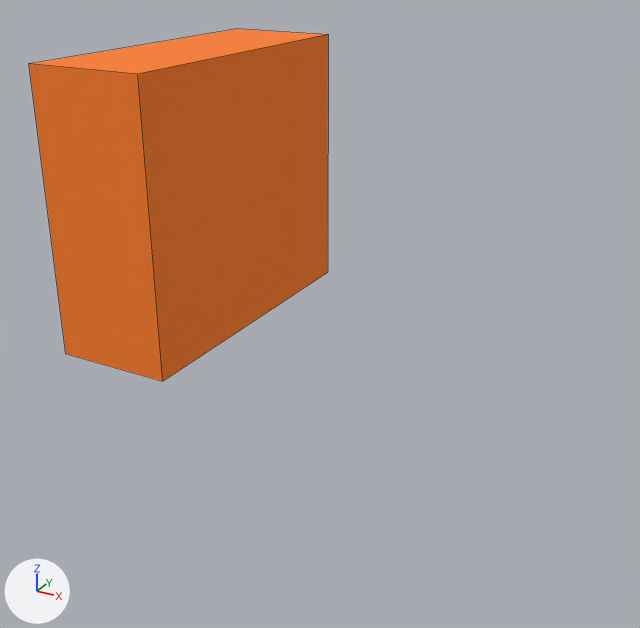
Two versions of the OBJ model GameEngineArchitecture/resources/models/littleWall/littleWall.obj, one commit apart.
Both versions are drawn from a camera (50 mm lens) standing at (4.06, -13.68, 6.78) and looking at (-3.08, -0.71, 0.3). Arrows for +X, +Y and +Z are at lower left; the lights stay in place. Mesh edges are drawn as thin lines. Where no turn or scale is listed for an object, it has been applied to the vertices.

Names of what the first picture shows: 'littleWall'.
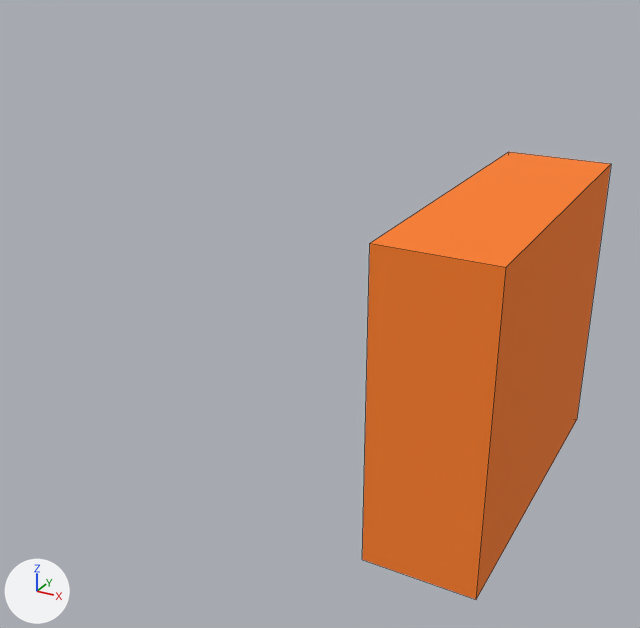
Where the change shows, as pixel boxes (x1, y1, x2, y2) in the pictures (640 x 628 px):
```json
{"object": "littleWall", "change": "reshaped", "before": [29, 28, 328, 381], "after": [362, 152, 611, 599], "on screen": "17% narrower, 27% taller"}
```

Scene script edits in JSON lines:
```json
{"block": "me_littlewall", "where": "me_littlewall.from_pydata(...)  # 8 vertices, 6 faces; spans x -6.67..-4.53, y -3.49..2.27, z -0.16..4.82"}
{"block": "me_littlewall", "where": "# used by ob_littlewall; location = (0.0, 0.0, 0.0)"}
{"block": "me_littlewall", "change": "me_littlewall part 1"}
{"op": "set", "path": "me_littlewall.vertices[0].co", "old": "(-6.67, -3.49, -0.16)", "new": "(-0.98, -3.09, -2.73)", "note": "pixel (65, 353) -> pixel (362, 559)"}
{"op": "set", "path": "me_littlewall.vertices[1].co", "old": "(-4.53, -3.49, -0.16)", "new": "(0.98, -3.09, -2.73)", "note": "pixel (162, 381) -> pixel (476, 599)"}
{"op": "set", "path": "me_littlewall.vertices[2].co", "old": "(-6.67, -3.49, 4.82)", "new": "(-0.98, -3.09, 2.73)", "note": "pixel (28, 63) -> pixel (369, 243)"}
{"op": "set", "path": "me_littlewall.vertices[3].co", "old": "(-4.53, -3.49, 4.82)", "new": "(0.98, -3.09, 2.73)", "note": "pixel (137, 73) -> pixel (506, 267)"}
{"op": "set", "path": "me_littlewall.vertices[4].co", "old": "(-6.67, 2.27, 4.82)", "new": "(-0.98, 3.09, 2.73)", "note": "pixel (237, 28) -> pixel (508, 151)"}
{"op": "set", "path": "me_littlewall.vertices[5].co", "old": "(-4.53, 2.27, 4.82)", "new": "(0.98, 3.09, 2.73)", "note": "pixel (328, 34) -> pixel (611, 163)"}
{"op": "set", "path": "me_littlewall.vertices[6].co", "old": "(-6.67, 2.27, -0.16)", "new": "(-0.98, 3.09, -2.73)"}
{"op": "set", "path": "me_littlewall.vertices[7].co", "old": "(-4.53, 2.27, -0.16)", "new": "(0.98, 3.09, -2.73)", "note": "pixel (327, 272) -> pixel (576, 419)"}
```
